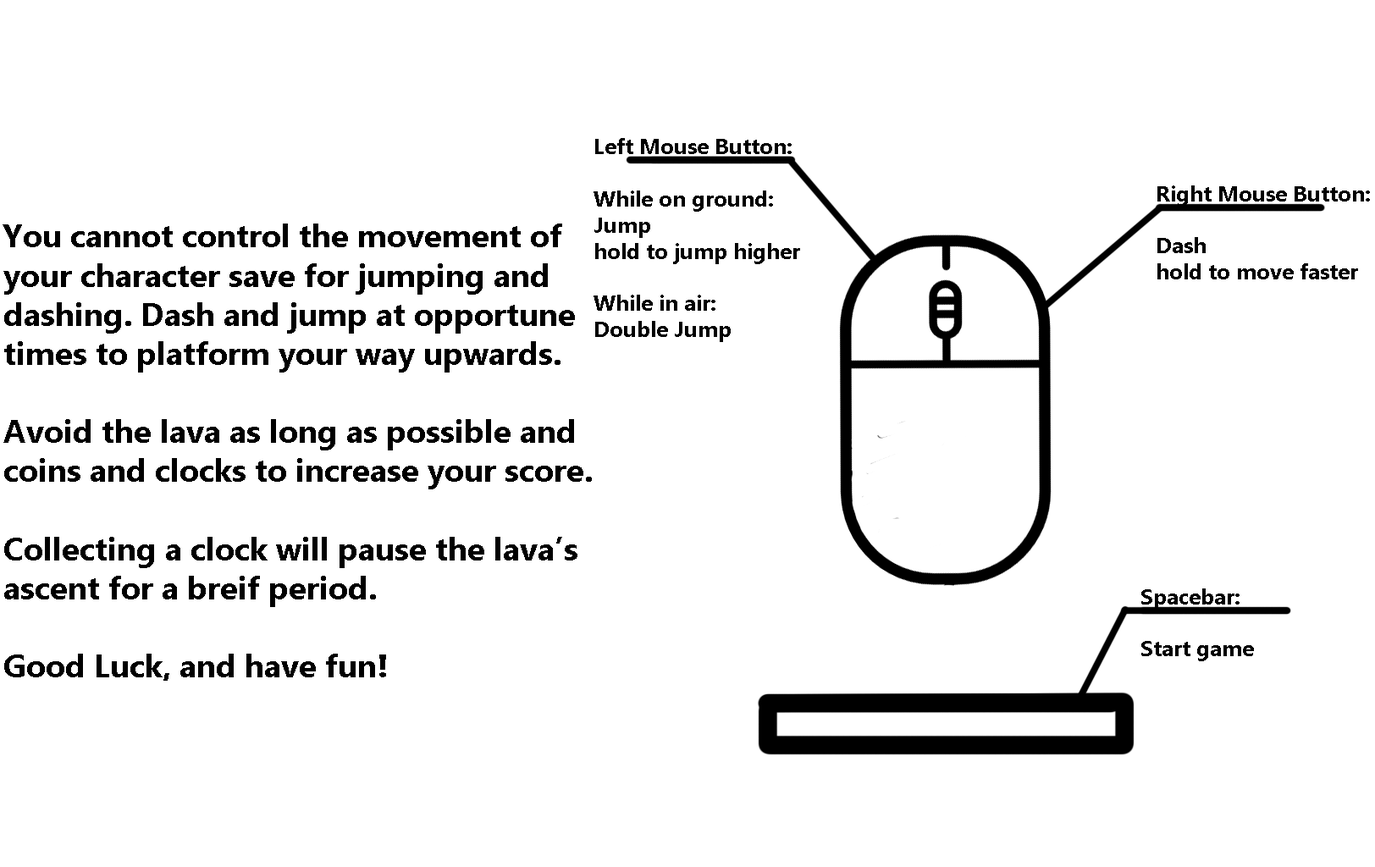
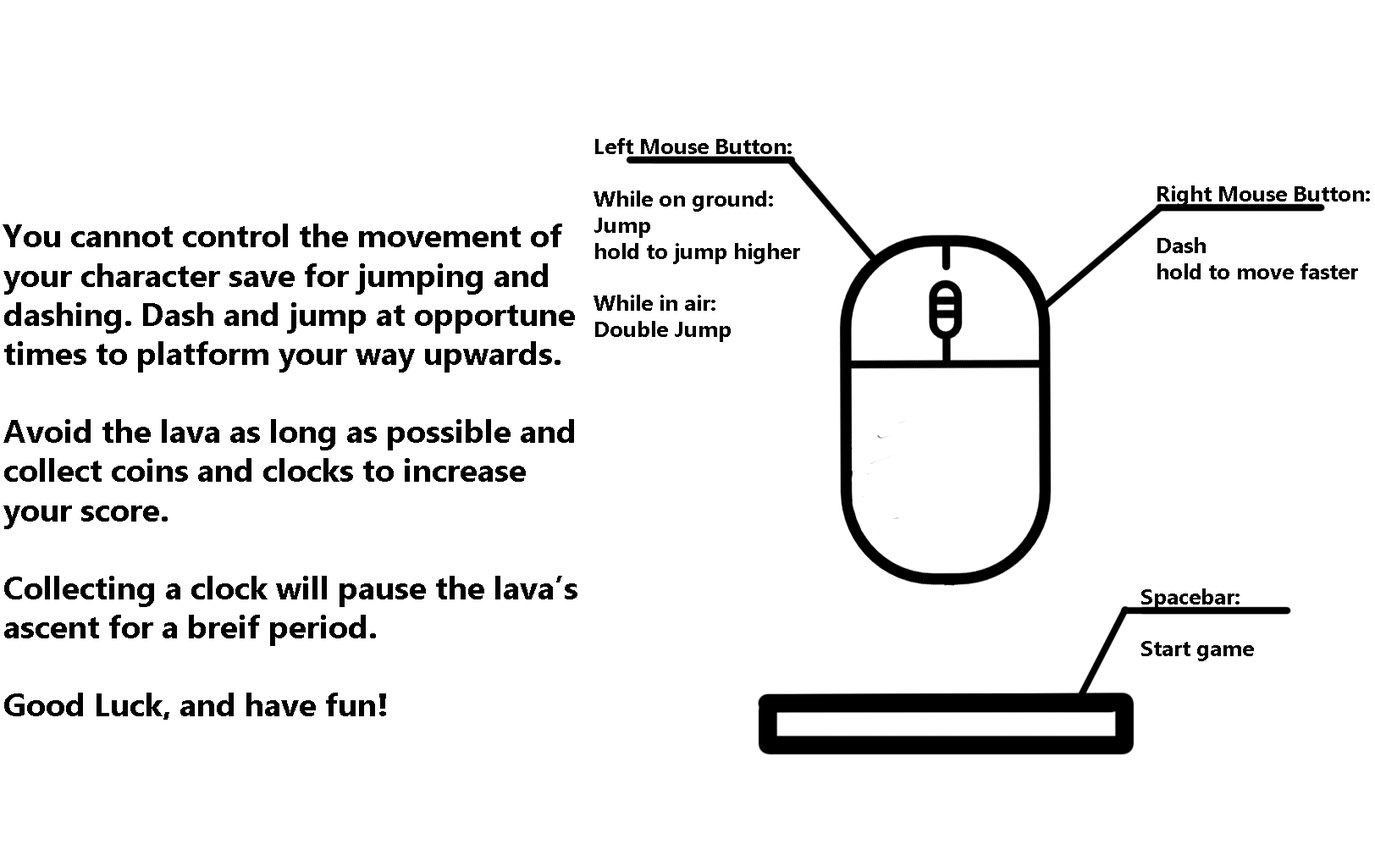
Layers edited between the first and the second 1375px x 867px image:
painted on "You cannot control the movement of your character save for jum" over [3, 457, 592, 720]
